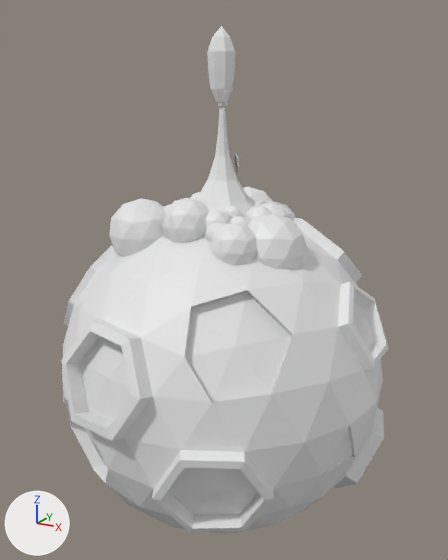
Renders of the Blender file TutorialsPlanet/Planet.blend from each side of a commit.
One viewpoint serves both versions: a 50 mm camera at (5.42, -9.52, 4.99) aimed at (-0.01, 0.1, 1.69). Lighting does not change. The marker at lower left points along +X, +Y and +Z.
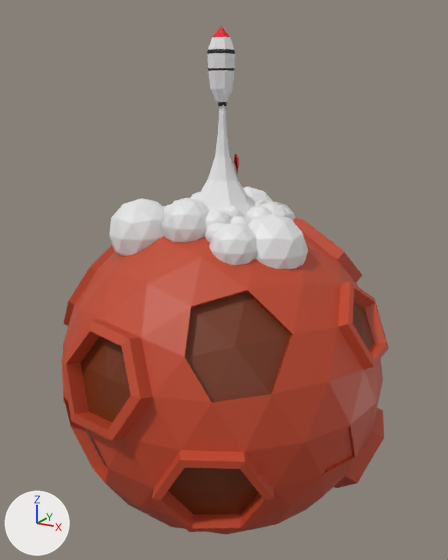
Changed parts and their boxes [x1, y1, x2, y2] in the pictures (448 x 560 px):
```json
{"part": 1, "of": "me_icosphere_002", "change": "recoloured", "before": [61, 218, 389, 534], "after": [61, 218, 389, 534], "on screen": "white to red"}
{"part": 2, "of": "me_icosphere_002", "change": "recoloured", "before": [81, 292, 374, 515], "after": [81, 292, 374, 515], "on screen": "white to brown"}
{"part": 3, "of": "me_cylinder", "change": "built on", "before": [207, 37, 235, 74], "after": [207, 37, 235, 74]}
{"part": 4, "of": "me_cylinder", "change": "recoloured", "before": [213, 26, 230, 37], "after": [213, 26, 230, 37]}
```

The change, as JSON lines over the scene's bpy script:
```json
{"op": "add", "block": "mat_thrust_metal", "code": ["mat_thrust_metal = principled_material('Thrust metal')", "mat_thrust_metal.base_color = (0.0587, 0.0625, 0.0625)  # dark grey #454747", "mat_thrust_metal.metallic = 1.0", "mat_thrust_metal.roughness = 0.382"]}
{"op": "add", "block": "mat_red_rocket_fin", "code": ["mat_red_rocket_fin = principled_material('Red rocket fin')", "mat_red_rocket_fin.base_color = (0.8, 0.0, 0.0105)  # red #e7001a"]}
{"op": "add", "block": "mat_white", "code": ["mat_white = principled_material('White')", "mat_white.base_color = (0.8, 0.8, 0.8)  # white #e7e7e7", "mat_white.roughness = 0.573"]}
{"op": "add", "block": "mat_material_003", "code": ["mat_material_003 = principled_material('Material.003')", "mat_material_003.base_color = (0.538, 0.0639, 0.0235)  # red #c2472a"]}
{"op": "add", "block": "mat_material_004", "code": ["mat_material_004 = principled_material('Material.004')", "mat_material_004.base_color = (0.169, 0.0278, 0.00188)  # brown #722e06"]}
{"block": "me_icosphere_002", "where": "me_icosphere_002.from_pydata(...)  # 450 vertices, 608 faces; spans x -3.31..3.04, y -3.24..3.18, z -3.0..3.0"}
{"block": "me_icosphere_002", "where": "# used by ob_planet; location = (0.0, 0.0, 0.0)"}
{"block": "me_icosphere_002", "change": "me_icosphere_002 part 1: 530 of the faces centred in x -3.24..3.02, y -3.17..3.11, z -2.94..2.94 switch from no material to mat_material_003 (red #c2472a)"}
{"block": "me_icosphere_002", "change": "me_icosphere_002 part 2: 78 of the faces centred in x -2.88..2.77, y -2.87..2.82, z -1.91..2.45 switch from no material to mat_material_004 (brown #722e06)"}
{"block": "me_cylinder", "where": "# used by ob_rocket; location = (0.03, -0.06, 5.18); scale = (0.277, 0.277, 0.277)"}
{"op": "remove", "block": "me_cylinder", "code": "me_cylinder.from_pydata(...)  # 81 vertices, 81 faces; spans x -0.87..0.87, y -0.87..0.87, z -1.16..3.17"}
{"op": "add", "block": "me_cylinder", "code": "me_cylinder.from_pydata(...)  # 193 vertices, 193 faces; spans x -0.87..0.87, y -0.87..0.87, z -1.16..3.17"}
{"block": "me_cylinder", "change": "me_cylinder part 3"}
{"block": "me_cylinder", "change": "32 faces are deleted"}
{"block": "me_cylinder", "change": "96 vertices are added at x -0.87..0.87, y -0.87..0.87, z 0.64..1.82"}
{"block": "me_cylinder", "change": "8 new vertices lie (0.0, 0.0, -0.06) away from vertices in x -0.61..0.61, y -0.61..0.61, z 1.71"}
{"block": "me_cylinder", "change": "8 new vertices lie (0.0, 0.0, 0.07) away from vertices in x -0.83..0.83, y -0.83..0.83, z 0.7"}
{"block": "me_cylinder", "change": "24 new faces join them, mat_white (white #e7e7e7)"}
{"block": "me_cylinder", "change": "120 new faces join them, mat_thrust_metal (dark grey #454747)"}
{"block": "me_cylinder", "change": "me_cylinder part 4: 8 faces spanning x -0.57..0.57, y -0.57..0.57, z 2.5..3.17 switch from no material to mat_red_rocket_fin (red #e7001a)"}
{"op": "add", "block": "me_cylinder", "code": "me_cylinder.materials.append(mat_white)  # white #e7e7e7"}
{"op": "add", "block": "me_cylinder", "code": "me_cylinder.materials.append(mat_thrust_metal)  # dark grey #454747"}
```
